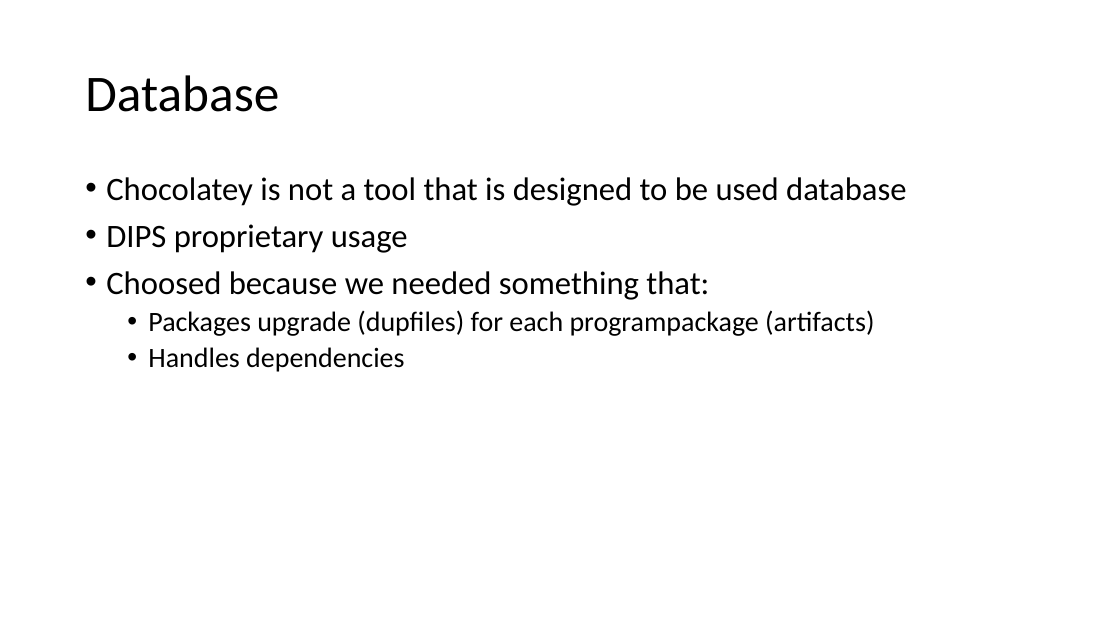
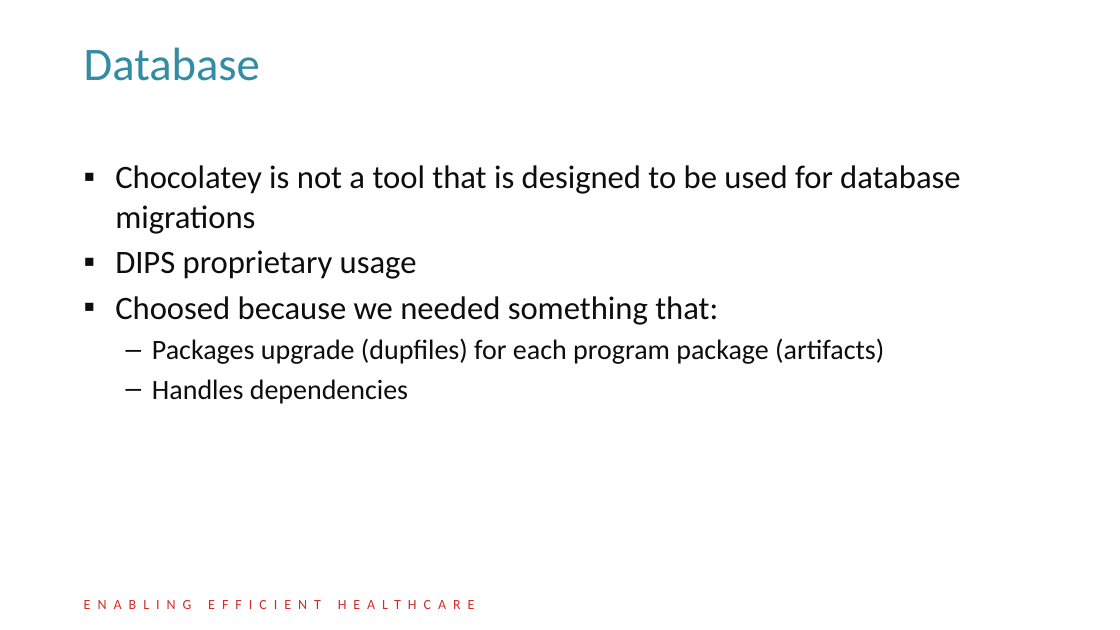
Before and after one commit to DIPSAS/InstallationTech, a slide deck: slide 59 of presentation/InstallationCourse.pptx (slide 55 before the commit). Drawn at 1120x630 pixels with LibreOffice and Linux fonts; fonts in the diff are those of the drawing; background and template pictures are left out. Boxes give left, top, right and bottom in pixels: in the first picture for what was removed or moved away, otherwise in the second. Text is boxed around its words. In the diff, an @@ line names an element or a change of style, - is before the commit and + after.

Commit message:
Added DIPS theme. Corrected some typos. Added slides for DIPS Delivery Process.

```diff
--- a/presentation/InstallationCourse.pptx
+++ b/presentation/InstallationCourse.pptx
@@ title "Database": place and size @@
-title "Database" at bbox=[85, 75, 279, 112]
+title "Database" at bbox=[84, 47, 260, 81]
@@ title "Database" at bbox=[84, 47, 260, 81]: size 44 to 40 pt, text colour #000000 to #338BA4; line spacing 0.9 to 34pt @@
@@ text "Chocolatey is not a tool ...": place and size @@
-text "Chocolatey is not a tool ..." at bbox=[106, 177, 906, 372]
+text "Chocolatey is not a tool ..." at bbox=[115, 165, 960, 404]
@@ text at bbox=[115, 165, 960, 234]: text changed; text colour #000000 to #0D0D0D @@
-• Chocolatey is not a tool that is designed to be used database
+▪ Chocolatey is not a tool that is designed to be used for database migrations
@@ text at bbox=[115, 250, 718, 404]: text colour #000000 to #0D0D0D in "DIPS proprietary usage", "Choosed because we needed something that:", "Handles dependencies"; bullet • to ▪; line spacing 0.9 to 1; less space between paragraphs; bullet • to – @@
@@ text at bbox=[152, 338, 884, 364]: text changed; text colour #000000 to #0D0D0D @@
-  • Packages upgrade (dupfiles) for each programpackage (artifacts)
+  – Packages upgrade (dupfiles) for each program package (artifacts)
@@ text added at bbox=[84, 596, 485, 613], 12 pt, text #D32D28, small capitals @@
+ENABLING EFFICIENT HEALTHCARE
```
Also in this commit, not shown: 67 other slides changed, 4 slides added.
